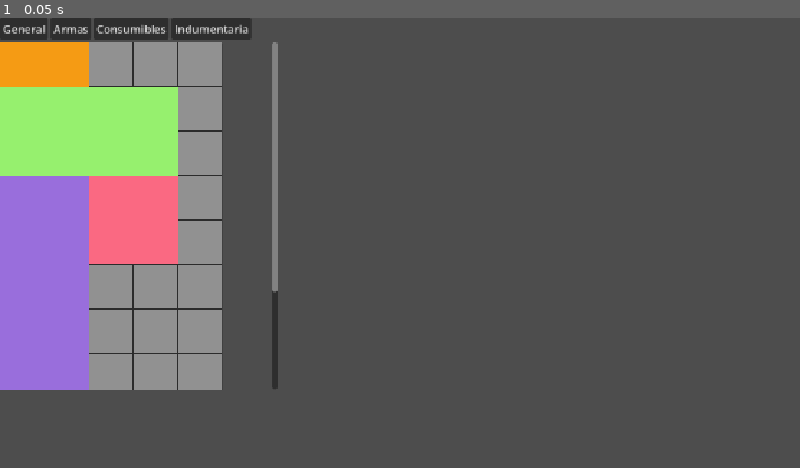
Above: before the commit, frame 1.
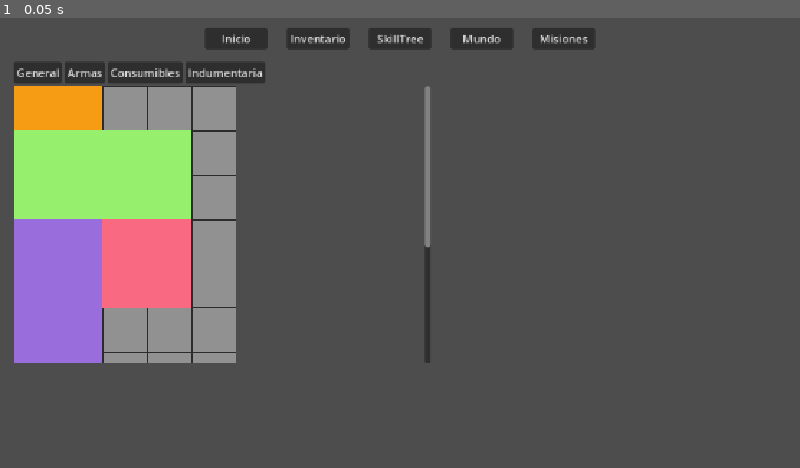
Above: after the commit, the same moment.

Repository: AleDec5/EISGrupo2Inventario
Game: Godot game, scene res://Menu/Objetos/menu.tscn
The game is run twice, just before and just after one commit, with the same random seed, the same clock (stepped at 60 frames per second) and the same inputs. This scene is started directly instead of the project's main scene.
Inputs:
- Up to frame 1 (0.05 s): no input

The runs differ from the first frame. In frame 1, 17% of the frame differs, in the area x 0-75%, y 0-83%.

Commit message:
Finalizo subtask [G2EU-52 ]

Diff:
--- a/Menu/Objetos/menu.tscn
+++ b/Menu/Objetos/menu.tscn
@@ -12,45 +12,127 @@
 
 [node name="CanvasLayer" type="CanvasLayer" parent="." unique_id=819823046]
 
-[node name="Inventario" type="VBoxContainer" parent="CanvasLayer" unique_id=2101976262]
-offset_right = 40.0
-offset_bottom = 40.0
+[node name="Container(CambiarNombre)" type="VBoxContainer" parent="CanvasLayer" unique_id=427150401]
+anchors_preset = 15
+anchor_right = 1.0
+anchor_bottom = 1.0
+grow_horizontal = 2
+grow_vertical = 2
 
-[node name="Categorias" type="HBoxContainer" parent="CanvasLayer/Inventario" unique_id=12669320]
+[node name="Spacer" type="Control" parent="CanvasLayer/Container(CambiarNombre)" unique_id=1325360581]
+custom_minimum_size = Vector2(0, 10)
 layout_mode = 2
 
-[node name="General" type="Button" parent="CanvasLayer/Inventario/Categorias" unique_id=91944749]
+[node name="ContenedorLabels" type="HBoxContainer" parent="CanvasLayer/Container(CambiarNombre)" unique_id=208832648]
+layout_mode = 2
+size_flags_horizontal = 4
+
+[node name="Spacer3" type="Control" parent="CanvasLayer/Container(CambiarNombre)/ContenedorLabels" unique_id=175786053]
+custom_minimum_size = Vector2(20, 0)
+layout_mode = 2
+
+[node name="Inicio" type="Button" parent="CanvasLayer/Container(CambiarNombre)/ContenedorLabels" unique_id=1217760459]
+custom_minimum_size = Vector2(90, 0)
+layout_mode = 2
+text = "Inicio"
+
+[node name="Spacer4" type="Control" parent="CanvasLayer/Container(CambiarNombre)/ContenedorLabels" unique_id=439919885]
+custom_minimum_size = Vector2(20, 0)
+layout_mode = 2
+
+[node name="Inventario" type="Button" parent="CanvasLayer/Container(CambiarNombre)/ContenedorLabels" unique_id=2006504546]
+custom_minimum_size = Vector2(90, 0)
+layout_mode = 2
+text = "Inventario"
+
+[node name="Spacer5" type="Control" parent="CanvasLayer/Container(CambiarNombre)/ContenedorLabels" unique_id=526234500]
+custom_minimum_size = Vector2(20, 0)
+layout_mode = 2
+
+[node name="SkillTree" type="Button" parent="CanvasLayer/Container(CambiarNombre)/ContenedorLabels" unique_id=1847338848]
+custom_minimum_size = Vector2(90, 0)
+layout_mode = 2
+text = "SkillTree"
+
+[node name="Spacer6" type="Control" parent="CanvasLayer/Container(CambiarNombre)/ContenedorLabels" unique_id=29778904]
+custom_minimum_size = Vector2(20, 0)
+layout_mode = 2
+
+[node name="Mundo" type="Button" parent="CanvasLayer/Container(CambiarNombre)/ContenedorLabels" unique_id=131693504]
+custom_minimum_size = Vector2(90, 0)
+layout_mode = 2
+text = "Mundo"
+
+[node name="Spacer7" type="Control" parent="CanvasLayer/Container(CambiarNombre)/ContenedorLabels" unique_id=1417362385]
+custom_minimum_size = Vector2(20, 0)
+layout_mode = 2
+
+[node name="Misiones" type="Button" parent="CanvasLayer/Container(CambiarNombre)/ContenedorLabels" unique_id=1063776859]
+custom_minimum_size = Vector2(90, 0)
+layout_mode = 2
+text = "Misiones"
+
+[node name="Spacer8" type="Control" parent="CanvasLayer/Container(CambiarNombre)/ContenedorLabels" unique_id=1599910405]
+custom_minimum_size = Vector2(20, 0)
+layout_mode = 2
+
+[node name="Spacer2" type="Control" parent="CanvasLayer/Container(CambiarNombre)" unique_id=2051925385]
+custom_minimum_size = Vector2(0, 10)
+layout_mode = 2
+
+[node name="HBoxContainer" type="HBoxContainer" parent="CanvasLayer/Container(CambiarNombre)" unique_id=295087217]
+layout_mode = 2
+
+[node name="ContenedorInventario" type="Control" parent="CanvasLayer/Container(CambiarNombre)/HBoxContainer" unique_id=1326992932]
+layout_mode = 2
+
+[node name="MarginContainer" type="MarginContainer" parent="CanvasLayer/Container(CambiarNombre)/HBoxContainer/ContenedorInventario" unique_id=1487208674]
+layout_mode = 0
+offset_right = 440.0
+offset_bottom = 575.0
+theme_override_constants/margin_left = 20
+theme_override_constants/margin_right = 20
+
+[node name="Inventario" type="VBoxContainer" parent="CanvasLayer/Container(CambiarNombre)/HBoxContainer/ContenedorInventario/MarginContainer" unique_id=2101976262]
+layout_mode = 2
+
+[node name="Categorias" type="HBoxContainer" parent="CanvasLayer/Container(CambiarNombre)/HBoxContainer/ContenedorInventario/MarginContainer/Inventario" unique_id=12669320]
+layout_mode = 2
+
+[node name="General" type="Button" parent="CanvasLayer/Container(CambiarNombre)/HBoxContainer/ContenedorInventario/MarginContainer/Inventario/Categorias" unique_id=91944749]
 layout_mode = 2
 text = "General"
 
-[node name="Armas" type="Button" parent="CanvasLayer/Inventario/Categorias" unique_id=394966497]
+[node name="Armas" type="Button" parent="CanvasLayer/Container(CambiarNombre)/HBoxContainer/ContenedorInventario/MarginContainer/Inventario/Categorias" unique_id=394966497]
 layout_mode = 2
 text = "Armas"
 
-[node name="Consumibles" type="Button" parent="CanvasLayer/Inventario/Categorias" unique_id=1450585329]
+[node name="Consumibles" type="Button" parent="CanvasLayer/Container(CambiarNombre)/HBoxContainer/ContenedorInventario/MarginContainer/Inventario/Categorias" unique_id=1450585329]
 layout_mode = 2
 text = "Consumibles"
 
-[node name="Indumentaria" type="Button" parent="CanvasLayer/Inventario/Categorias" unique_id=91191718]
+[node name="Indumentaria" type="Button" parent="CanvasLayer/Container(CambiarNombre)/HBoxContainer/ContenedorInventario/MarginContainer/Inventario/Categorias" unique_id=91191718]
 layout_mode = 2
 text = "Indumentaria"
 
-[node name="ScrollContainer" type="ScrollContainer" parent="CanvasLayer/Inventario" unique_id=1987939786]
-custom_minimum_size = Vector2(400, 500)
+[node name="ScrollContainer" type="ScrollContainer" parent="CanvasLayer/Container(CambiarNombre)/HBoxContainer/ContenedorInventario/MarginContainer/Inventario" unique_id=1987939786]
+custom_minimum_size = Vector2(600, 400)
+custom_maximum_size = Vector2(-1, 400)
 layout_mode = 2
 size_flags_vertical = 3
 
-[node name="InventarioGrilla" parent="CanvasLayer/Inventario/ScrollContainer" unique_id=639028448 instance=ExtResource("1_53vih")]
+[node name="InventarioGrilla" parent="CanvasLayer/Container(CambiarNombre)/HBoxContainer/ContenedorInventario/MarginContainer/Inventario/ScrollContainer" unique_id=639028448 instance=ExtResource("1_53vih")]
 unique_name_in_owner = true
 custom_minimum_size = Vector2(400, 700)
 layout_mode = 2
 
-[node name="PanelContainer" type="PanelContainer" parent="CanvasLayer" unique_id=1584031717]
+[node name="PanelContainer" type="PanelContainer" parent="CanvasLayer/Container(CambiarNombre)/HBoxContainer/ContenedorInventario" unique_id=1584031717]
 unique_name_in_owner = true
+layout_mode = 0
 offset_right = 40.0
 offset_bottom = 40.0
 
-[node name="TooltipContainer" type="VBoxContainer" parent="CanvasLayer/PanelContainer" unique_id=83149271]
+[node name="TooltipContainer" type="VBoxContainer" parent="CanvasLayer/Container(CambiarNombre)/HBoxContainer/ContenedorInventario/PanelContainer" unique_id=83149271]
 unique_name_in_owner = true
 layout_mode = 2
 
